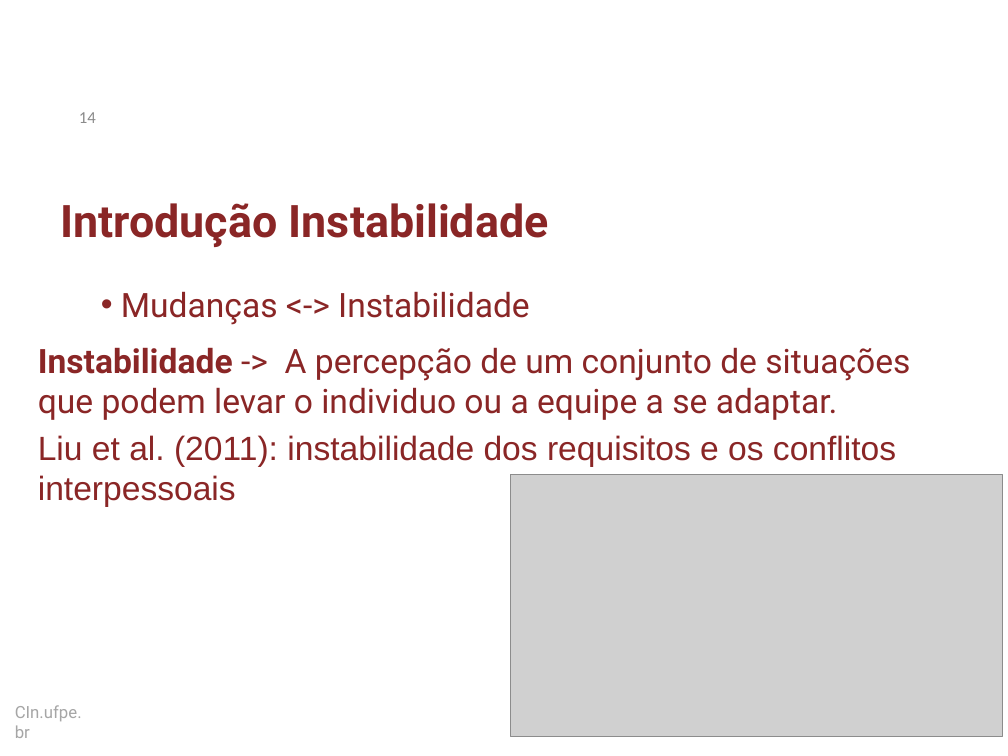
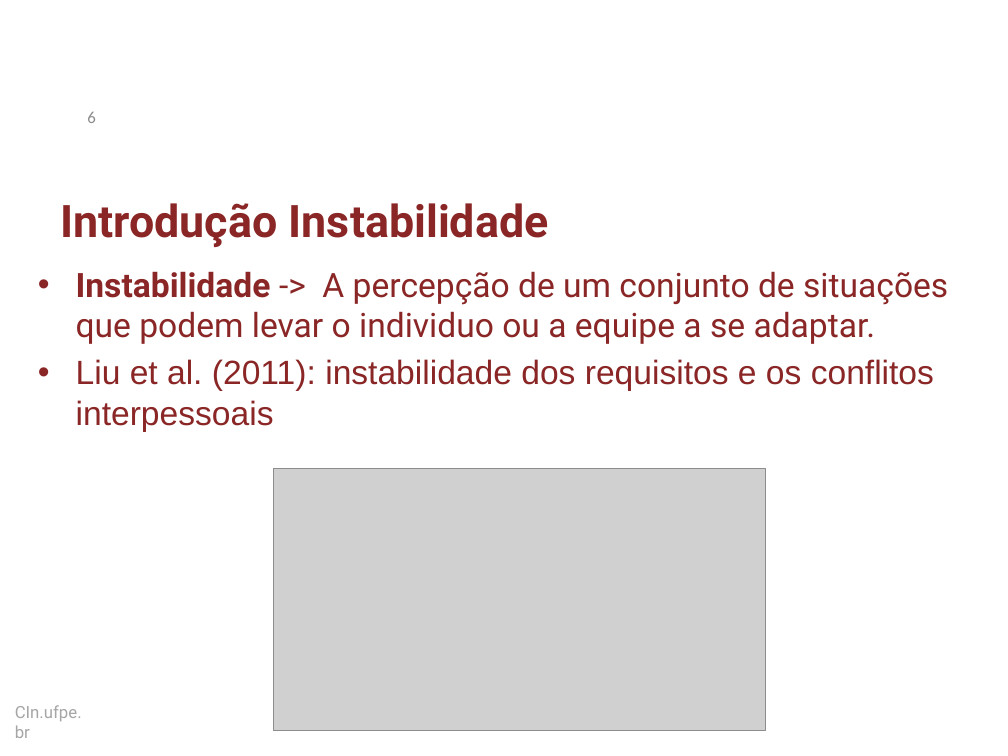
Before and after one commit to dan1lo/doutoradoR, a slide deck: slide 6 of apresentacao doutorado simplificado.pptx (slide 14 before the commit). Drawn at 1008x756 pixels with LibreOffice and Linux fonts; fonts in the diff are those of the drawing; grey boxes stand for pictures; background and template pictures are left out. Boxes give left, top, right and bottom in pixels: in the first picture for what was removed or moved away, otherwise in the second. Text is boxed around its words. In the diff, an @@ line names an element or a change of style, - is before the commit and + after.

Commit message:
atualização com icones
mudanças de incones e diminuição de slides

```diff
--- a/apresentacao doutorado simplificado.pptx
+++ b/apresentacao doutorado simplificado.pptx
@@ page number at [87,112,95,123]: text changed @@
-14
+6
@@ text "Instabilidade -> A percepção de ..." at [76,271,948,432]: bullet none to • @@
@@ text at [121,291,530,325]: paragraph removed @@
-• Mudanças <-> Instabilidade
@@ picture: place and size @@
-picture at [510,475,1002,737]
+picture at [274,469,766,731]
```
Also in this commit, not shown: 24 other slides changed, 2 slides added, 7 slides removed.
